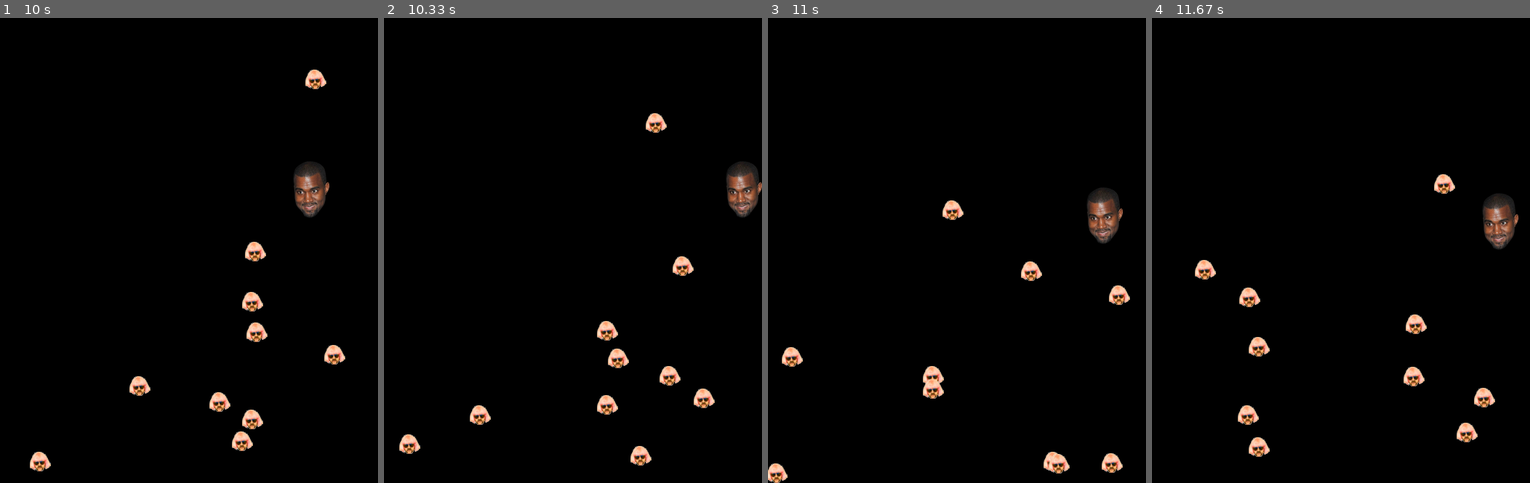
Above: before the commit, frames 1-4 (left to right).
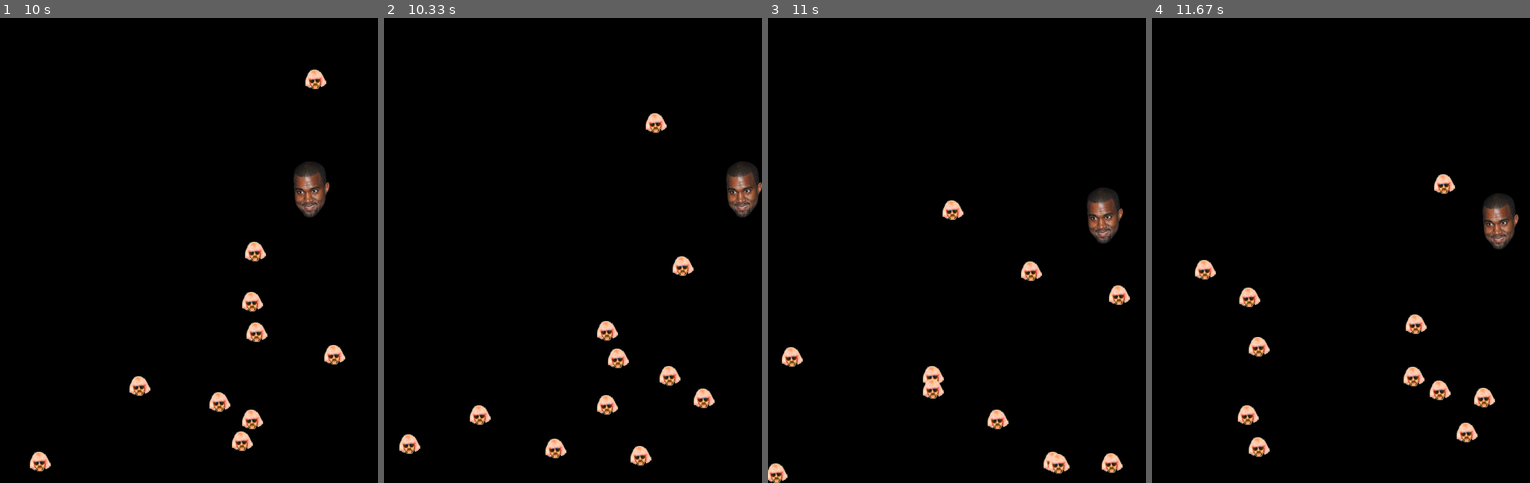
Above: after the commit, the same moments.

Repository: jmfernandes/Independent-Research
Game: pygame game, started from gaming/shooter/Asteroid_hero.py
Same seed, same stepped clock (60 frames per second), same inputs: the game is played once before the commit and once after it. The source is Python 2; it was converted automatically to run under Python 3.
Inputs:
- Up to frame 1 (10 s): hold Left 0.33-0.87 s; hold Down 0.9-1.37 s; hold Left 1.4-1.8 s; hold Right 2.23-2.87 s; hold Down 2.9-3.27 s; hold Right 3.8-4.27 s; hold Up 4.3-4.6 s; hold W 4.3-4.6 s; hold Right 4.63-5.1 s; hold D 4.63-5.1 s; hold Left 5.13-5.67 s; hold A 5.13-5.67 s; hold Down 5.7-6 s; hold S 5.7-6 s; hold A 6.03-6.43 s; hold W 6.47-6.83 s; hold D 6.87-7.5 s; hold S 7.53-7.9 s; hold Left 7.93-8.4 s; hold A 7.93-8.4 s; hold Right 8.43-8.9 s; hold D 8.43-8.9 s; hold Up 8.93-9.23 s; hold W 8.93-9.23 s; hold Right 9.27-9.73 s; hold D 9.27-9.73 s
- Up to frame 2 (10.33 s): no input
- Up to frame 3 (11 s): hold Down 10.33-10.63 s; hold S 10.33-10.63 s; hold Left from 10.67 s (still down); hold A from 10.67 s (still down)
- Up to frame 4 (11.67 s): release Left at 11.07 s; release A at 11.07 s; hold Up 11.1-11.47 s; hold W 11.1-11.47 s; hold D from 11.5 s (still down)

Frame 1 is identical in both runs. In frame 2, 0.2% of the frame differs, in the area x 42-49%, y 90-95%; in frame 3, 0.2%; in frame 4, 0.2%.

Commit message:
an asteroid is added every 5 min

Diff:
--- a/gaming/shooter/Asteroid_hero.py
+++ b/gaming/shooter/Asteroid_hero.py
@@ -241,7 +241,6 @@
             clock.tick(60)
             time_passed_raw += clock.get_rawtime()
             time_passed = time_passed_raw/1000
-            print time_passed_raw
             if h == 30:
                 timetrack.append(time_passed_raw)
             #
@@ -262,6 +261,7 @@
         ship.shippopulate()
         attack_priority = 0
         keeptrack = []
+        yoloswag = 0
         while True:
             for event in pygame.event.get():
                 key = pygame.key.get_pressed()
@@ -321,6 +321,9 @@
                 diff4 = -(self.ballrect.top+ship.speed[1])
                 self.ballrect = self.ballrect.move([0,diff4])
 
+
+
+
             #moves asteroids
             for i in range(len(Asteroidlist)):
                 #print Asteroidrectlist.index(Asteroidrectlist[i])
@@ -333,6 +336,8 @@
                     #if Asteroidrectlist[i].collidelistall(Asteroidrectlist[:(i)]):
                     #               Asteroidspeed[i][0] = -Asteroidspeed[i][0]
                     #     Asteroidspeed[i][1] = -Asteroidspeed[i][1]
+
+
 
 
 
@@ -350,12 +355,20 @@
             time_passed_raw += clock.get_time()
             time_passed = time_passed_raw/1000
                 #print timetrack
-            print time_passed_raw
+#print time_passed_raw
                         # if time_passed%15 == 0:
                         #print "whatcha"
                     #elif time_passed%30 == 1:
                     #     print "verbatos"
 
+
+
+            #add asteroids
+            if time_passed%5 == 0 and time_passed != 0 and yoloswag == 0:
+                yoloswag = 1
+                asteroids.populate(1)
+            elif time_passed%5 != 0 and time_passed != 0 and yoloswag == 1:
+                yoloswag = 0
             #draw the asteroids and kanye
             self.ballrect = self.ballrect.move(ship.speed)
             self.screen.fill(self.black)
